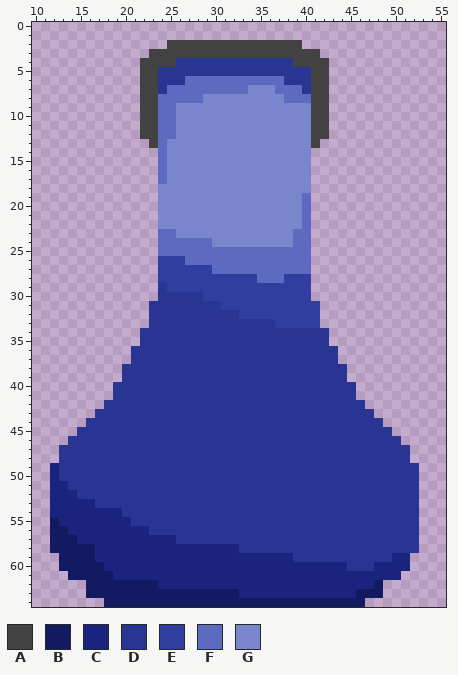
One commit to this sprite sheet: images/upgrade_icons/upgrade_icon3_2.png. Above: the version before the commit.
The file is 65x65 pixels. Shown: x 10..55, y 0..64.
Palette (. is transparent): A #424242  B #121a61  C #1a237e  D #283593  E #303f9f  F #5c6bc0  G #7986cb
Pixels before (only the part around the change), first column x 10:
 0 ..............................................
 1 ..............................................
 2 ...............AAAAAAAAAAAAAAA................
 3 .............AAAAAAAAAAAAAAAAAAA..............
 4 ............AAAADDDDDDDDDDDDDAAAA.............
 5 ............AADDDDDDDDDDDDDDDDDAA.............
 6 ............AADDDFFFFFFFFFFFDDDAA.............
 7 ............AADFFFFFFFFFGGGFFFDAA.............
 8 ............AAFFFFFGGGGGGGGGFFFAA.............
 9 ............AAFFGGGGGGGGGGGGGGGAA.............
10 ............AAFFGGGGGGGGGGGGGGGAA.............
11 ............AAFFGGGGGGGGGGGGGGGAA.............
12 ............AAFFGGGGGGGGGGGGGGGAA.............
13 .............AFGGGGGGGGGGGGGGGGA..............
14 ..............FGGGGGGGGGGGGGGGG...............
15 ..............FGGGGGGGGGGGGGGGG...............
16 ..............FGGGGGGGGGGGGGGGG...............
17 ..............FGGGGGGGGGGGGGGGG...............
18 ..............GGGGGGGGGGGGGGGGG...............
19 ..............GGGGGGGGGGGGGGGGF...............
20 ..............GGGGGGGGGGGGGGGGF...............
21 ..............GGGGGGGGGGGGGGGGF...............
22 ..............GGGGGGGGGGGGGGGGF...............
23 ..............FFGGGGGGGGGGGGGFF...............
24 ..............FFFFFFGGGGGGGGGFF...............
25 ..............FFFFFFFFFFFFFFFFF...............
26 ..............EEEFFFFFFFFFFFFFF...............
27 ..............EEEEEEFFFFFFFFFFF...............
28 ..............EEEEEEEEEEEFFFEEE...............
29 ..............DEEEEEEEEEEEEEEEE...............
30 ..............DDDDDEEEEEEEEEEEE...............
31 .............DDDDDDDDEEEEEEEEEEE..............
32 .............DDDDDDDDDDEEEEEEEEE..............
33 .............DDDDDDDDDDDDDDEEEEE..............
34 ............DDDDDDDDDDDDDDDDDDDDD.............
35 ............DDDDDDDDDDDDDDDDDDDDD.............
36 ...........DDDDDDDDDDDDDDDDDDDDDDD............
37 ...........DDDDDDDDDDDDDDDDDDDDDDD............
38 ..........DDDDDDDDDDDDDDDDDDDDDDDDD...........
39 ..........DDDDDDDDDDDDDDDDDDDDDDDDD...........
40 .........DDDDDDDDDDDDDDDDDDDDDDDDDDD..........
41 .........DDDDDDDDDDDDDDDDDDDDDDDDDDD..........
42 ........DDDDDDDDDDDDDDDDDDDDDDDDDDDDD.........
43 .......DDDDDDDDDDDDDDDDDDDDDDDDDDDDDDD........
44 ......DDDDDDDDDDDDDDDDDDDDDDDDDDDDDDDDD.......
45 .....DDDDDDDDDDDDDDDDDDDDDDDDDDDDDDDDDDD......
46 ....DDDDDDDDDDDDDDDDDDDDDDDDDDDDDDDDDDDDD.....
47 ...DDDDDDDDDDDDDDDDDDDDDDDDDDDDDDDDDDDDDDD....
48 ...DDDDDDDDDDDDDDDDDDDDDDDDDDDDDDDDDDDDDDD....
49 ..CDDDDDDDDDDDDDDDDDDDDDDDDDDDDDDDDDDDDDDDD...
50 ..CDDDDDDDDDDDDDDDDDDDDDDDDDDDDDDDDDDDDDDDD...
51 ..CCDDDDDDDDDDDDDDDDDDDDDDDDDDDDDDDDDDDDDDD...
52 ..CCCDDDDDDDDDDDDDDDDDDDDDDDDDDDDDDDDDDDDDD...
53 ..CCCCCDDDDDDDDDDDDDDDDDDDDDDDDDDDDDDDDDDDD...
54 ..CCCCCCCCDDDDDDDDDDDDDDDDDDDDDDDDDDDDDDDDD...
55 ..BCCCCCCCCDDDDDDDDDDDDDDDDDDDDDDDDDDDDDDDD...
56 ..BBCCCCCCCCCDDDDDDDDDDDDDDDDDDDDDDDDDDDDDD...
57 ..BBBCCCCCCCCCCCDDDDDDDDDDDDDDDDDDDDDDDDDDD...
58 ..BBBBBCCCCCCCCCCCCCCCCDDDDDDDDDDDDDDDDDDDD...
59 ...BBBBCCCCCCCCCCCCCCCCCCCCCCDDDDDDDDDDDCC....
60 ...BBBBBCCCCCCCCCCCCCCCCCCCCCCCCCCCDDDCCCC....
61 ....BBBBBCCCCCCCCCCCCCCCCCCCCCCCCCCCCCCCC.....
62 ......BBBBBBBBCCCCCCCCCCCCCCCCCCCCCCCCB.......
63 ......BBBBBBBBBBBBBBBBBCCCCCCCCCCCCCBBB.......
64 ........BBBBBBBBBBBBBBBBBBBBBBBBBBBBB.........
And afterwards:
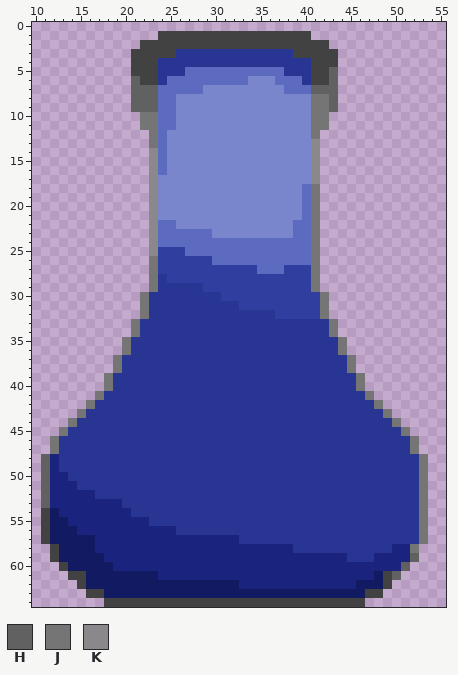
Colours new in this view: H #616161  J #757575  K #8a888a
What changed:
y 1: x 24..40 ................. -> AAAAAAAAAAAAAAAAA
y 2: x 22..24 ... -> AAA; x 40..42 ... -> AAA
y 3: x 21..22 .. -> AA; x 26..38 AAAAAAAAAAAAA -> DDDDDDDDDDDDD; x 42..43 .. -> AA
y 4: x 21 . -> A; x 24..25 AA -> DD; x 39..40 AA -> DD; x 43 . -> A
y 5: x 21 . -> A; x 27..37 DDDDDDDDDDD -> FFFFFFFFFFF; x 43 . -> H
y 6: x 21 . -> H; x 25..26 DD -> FF; x 34..36 FFF -> GGG; x 38..39 DD -> FF; x 43 . -> H
y 7: x 21..24 .AAD -> HHHF; x 29..33 FFFFF -> GGGGG; x 37 F -> G; x 40..43 DAA. -> FHHH
y 8: x 21..23 .AA -> HHH; x 26..28 FFF -> GGG; x 38..43 FFFAA. -> GGGJJH
y 9: x 21..23 .AA -> HHH; x 41..43 AA. -> JJH
y 10..11: x 22..23 AA -> JJ; x 41..42 AA -> JJ
y 12: x 22..23 AA -> .J; x 25 F -> G; x 41..42 AA -> J.
y 13: x 23 A -> J; x 41 A -> K
y 14..16: x 23 . -> K; x 41 . -> K
y 17: x 23..24 .F -> KG; x 41 . -> K
y 18: x 23 . -> K; x 40..41 G. -> FJ
y 19..21: x 23 . -> K; x 41 . -> J
y 22: x 23..25 .GG -> KFF; x 39 G -> F; x 41 . -> J
y 23: x 23 . -> K; x 26..29 GGGG -> FFFF; x 41 . -> J
y 24: x 23 . -> K; x 30..38 GGGGGGGGG -> FFFFFFFFF; x 41 . -> J
y 25: x 23..26 .FFF -> KEEE; x 41 . -> J
y 26: x 23 . -> J; x 27..29 FFF -> EEE; x 41 . -> J
y 27: x 23 . -> J; x 30..34 FFFFF -> EEEEE; x 38..41 FFF. -> EEEJ
y 28: x 23..24 .E -> JD; x 35..37 FFF -> EEE; x 41 . -> J
y 29: x 23 . -> J; x 25..28 EEEE -> DDDD; x 41 . -> J
y 30: x 22..23 .. -> JD; x 29..30 EE -> DD; x 41..42 .. -> EJ
y 31: x 22 . -> J; x 31..32 EE -> DD; x 42 . -> J
y 32: x 22 . -> J; x 33..36 EEEE -> DDDD; x 42 . -> J
y 33: x 21..22 .. -> JD; x 37..43 EEEEE.. -> DDDDDDJ
y 34: x 21 . -> J; x 43 . -> J
y 35: x 20..21 .. -> JD; x 43..44 .. -> DJ
y 36: x 20 . -> J; x 44 . -> J
y 37: x 19..20 .. -> JD; x 44..45 .. -> DJ
y 38: x 19 . -> J; x 45 . -> J
y 39: x 18..19 .. -> JD; x 45..46 .. -> DJ
y 40: x 18 . -> J; x 46 . -> J
y 41: x 17..18 .. -> JD; x 46..47 .. -> DJ
y 42: x 16..17 .. -> JD; x 47..48 .. -> DJ
y 43: x 15..16 .. -> JD; x 48..49 .. -> DJ
y 44: x 14..15 .. -> JD; x 49..50 .. -> DJ
y 45: x 13..14 .. -> JD; x 50..51 .. -> DJ
y 46: x 12..13 .. -> JD; x 51..52 .. -> DJ
y 47: x 12 . -> J; x 52 . -> J
y 48: x 11..12 .. -> HC; x 52..53 .. -> DJ
y 49: x 11 . -> H; x 53 . -> J
y 50: x 11 . -> H; x 13 D -> C; x 53 . -> J
y 51: x 11 . -> H; x 14 D -> C; x 53 . -> J
y 52: x 11 . -> H; x 15..16 DD -> CC; x 53 . -> J
y 53: x 11 . -> H; x 17..19 DDD -> CCC; x 53 . -> J
y 54: x 11..12 .C -> AB; x 20 D -> C; x 53 . -> J
y 55: x 11 . -> A; x 13 C -> B; x 21..22 DD -> CC; x 53 . -> J
y 56: x 11 . -> A; x 14 C -> B; x 23..25 DDD -> CCC; x 53 . -> J
y 57: x 11 . -> A; x 15..16 CC -> BB; x 26..32 DDDDDDD -> CCCCCCC; x 53 . -> J
y 58: x 12 B -> A; x 33..38 DDDDDD -> CCCCCC; x 50..52 DDD -> CCJ
y 59: x 12 . -> A; x 17 C -> B; x 39..44 DDDDDD -> CCCCCC; x 48..49 DD -> CC; x 52 . -> H
y 60: x 13 B -> A; x 18 C -> B; x 45..47 DDD -> CCC; x 51 C -> H
y 61: x 14..15 BB -> AA; x 19..23 CCCCC -> BBBBB; x 48..50 CCC -> BAH
y 62: x 15 . -> A; x 24..32 CCCCCCCCC -> BBBBBBBBB; x 46..47 CC -> BB; x 49 . -> A
y 63: x 16..17 BB -> AA; x 33..45 CCCCCCCCCCCCC -> BBBBBBBBBBBBB; x 47..48 BB -> AA
y 64: x 18..46 BBBBBBBBBBBBBBBBBBBBBBBBBBBBB -> AAAAAAAAAAAAAAAAAAAAAAAAAAAAA
Where, in picture pixels (left, top, right, bottom), the same in both pictures:
changed: (41, 31, 428, 607)
